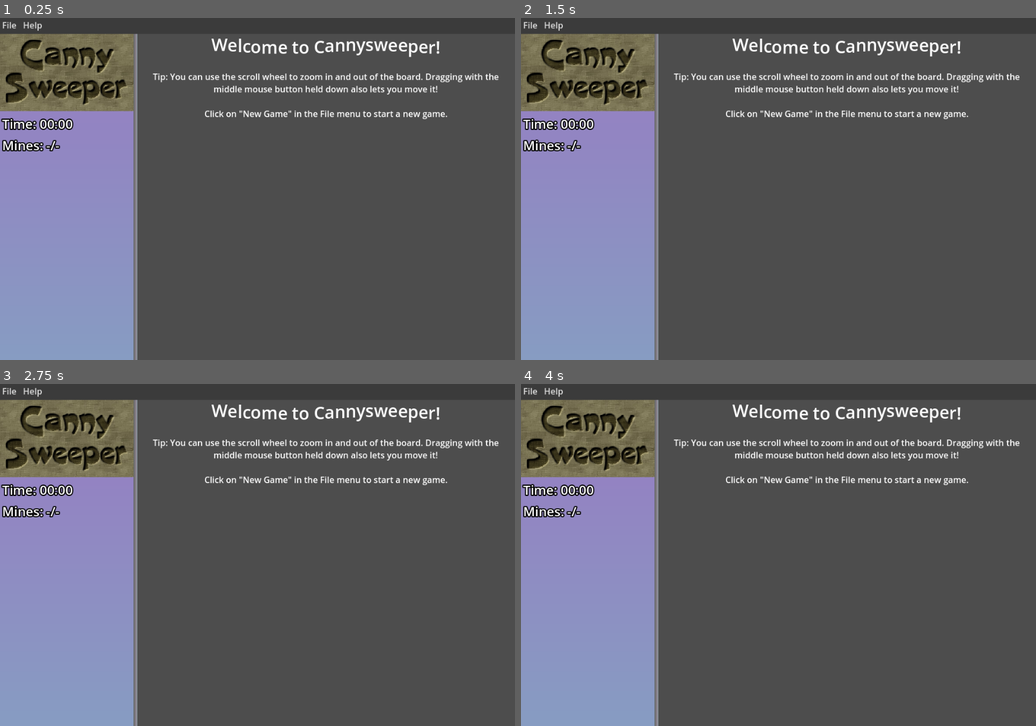
Above: before the commit, frames 1-4 (two rows, left to right).
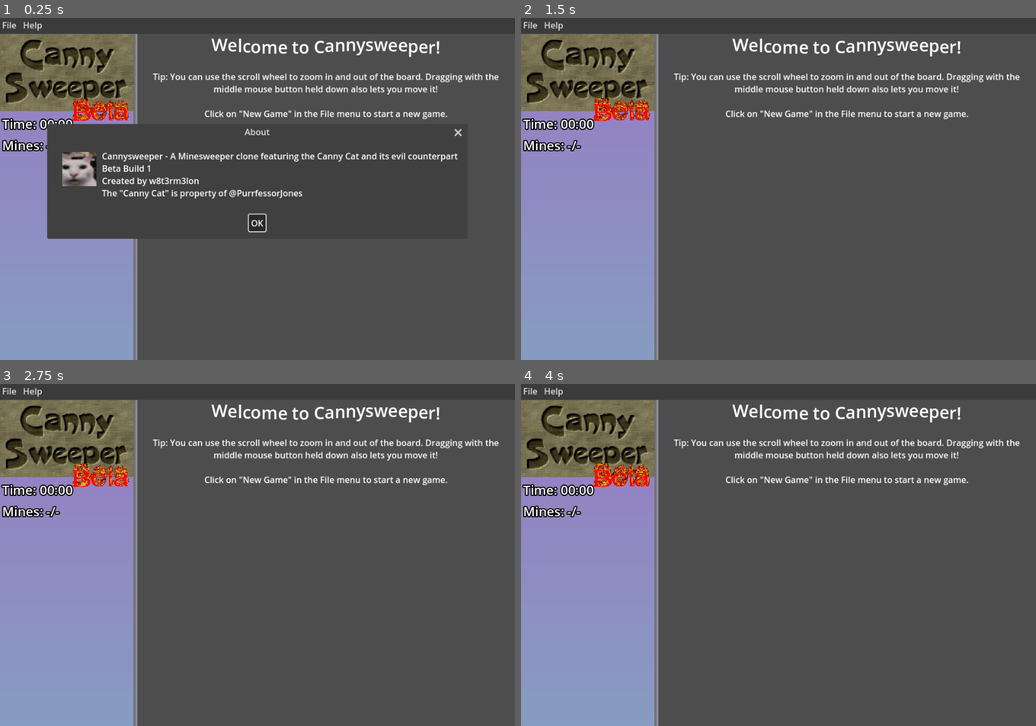
Above: after the commit, the same moments.

Repository: w8t3rmelon/cannysweeper
Game: Godot game, scene res://Scenes/Main.tscn
Same seed, same stepped clock (60 frames per second), same inputs: the game is played once before the commit and once after it.
Inputs (mouse positions are in pixels of both pictures, inside the frame that each line leads up to):
- Up to frame 1 (0.25 s): no input
- Up to frame 2 (1.5 s): click (778, 223) at 0.5 s, where only the run after the commit has a clickable "OK"; move the mouse to (891, 171) at 1.27 s; click (891, 171) at 1.42 s
- Up to frame 3 (2.75 s): move the mouse to (154, 572) at 2.02 s; click (154, 572) at 2.17 s
- Up to frame 4 (4 s): move the mouse to (830, 479) at 2.77 s; click (830, 479) at 2.92 s; move the mouse to (752, 623) at 3.52 s; click (752, 623) at 3.67 s

The runs differ from the first frame. In frame 1, 7.7% of the frame differs, in the area x 9-90%, y 23-65%; in frame 2, 0.5%; in frame 3, 0.5%; in frame 4, 0.6%.

Commit message:
cool beta badge + about dialog now has an icon

Diff:
--- a/Scenes/Main.tscn
+++ b/Scenes/Main.tscn
@@ -17,6 +17,50 @@
 [ext_resource type="Script" uid="uid://by1hm7sil0bep" path="res://Scripts/Menus/FileMenu.gd" id="7_vy5pj"]
 [ext_resource type="Resource" uid="uid://ccog4j0m4tbjs" path="res://DifficultyPresets/6twig.tres" id="8_p3wa0"]
 [ext_resource type="Script" uid="uid://c4ymy57hq773f" path="res://Scripts/Menus/HelpMenu.gd" id="10_bmxlf"]
+[ext_resource type="Texture2D" uid="uid://bj5kqi02cb1al" path="res://Art/CoolBetaBadge.png" id="12_j6h4m"]
+
+[sub_resource type="AtlasTexture" id="AtlasTexture_spn41"]
+atlas = ExtResource("12_j6h4m")
+region = Rect2(0, 0, 174, 89)
+
+[sub_resource type="AtlasTexture" id="AtlasTexture_bwwf1"]
+atlas = ExtResource("12_j6h4m")
+region = Rect2(174, 0, 174, 89)
+
+[sub_resource type="AtlasTexture" id="AtlasTexture_m6k80"]
+atlas = ExtResource("12_j6h4m")
+region = Rect2(348, 0, 174, 89)
+
+[sub_resource type="AtlasTexture" id="AtlasTexture_r1sa5"]
+atlas = ExtResource("12_j6h4m")
+region = Rect2(522, 0, 174, 89)
+
+[sub_resource type="AtlasTexture" id="AtlasTexture_p3liy"]
+atlas = ExtResource("12_j6h4m")
+region = Rect2(696, 0, 174, 89)
+
+[sub_resource type="SpriteFrames" id="SpriteFrames_5r8rw"]
+animations = [{
+"frames": [{
+"duration": 1.0,
+"texture": SubResource("AtlasTexture_spn41")
+}, {
+"duration": 1.0,
+"texture": SubResource("AtlasTexture_bwwf1")
+}, {
+"duration": 1.0,
+"texture": SubResource("AtlasTexture_m6k80")
+}, {
+"duration": 1.0,
+"texture": SubResource("AtlasTexture_r1sa5")
+}, {
+"duration": 1.0,
+"texture": SubResource("AtlasTexture_p3liy")
+}],
+"loop": true,
+"name": &"default",
+"speed": 25.0
+}]
 
 [sub_resource type="StyleBoxFlat" id="StyleBoxFlat_7wa80"]
 bg_color = Color(0.230315, 0.230315, 0.230315, 1)
@@ -203,6 +247,14 @@
 texture = ExtResource("3_kln2b")
 expand_mode = 1
 stretch_mode = 4
+
+[node name="Badge" type="AnimatedSprite2D" parent="HUD/Logo"]
+position = Vector2(249, 145)
+scale = Vector2(0.7, 0.7)
+sprite_frames = SubResource("SpriteFrames_5r8rw")
+autoplay = "default"
+frame_progress = 0.834789
+offset = Vector2(-87, -12)
 
 [node name="Time" type="Label" parent="HUD"]
 layout_mode = 1
@@ -270,13 +322,43 @@
 [node name="AboutWindow" type="AcceptDialog" parent="."]
 title = "About"
 initial_position = 2
-size = Vector2i(680, 158)
+size = Vector2i(768, 176)
+visible = true
 exclusive = false
 unresizable = true
-dialog_text = "Cannysweeper - A Minesweeper clone featuring the Canny Cat and its evil counterpart
-Test Build 3
+
+[node name="Control" type="Control" parent="AboutWindow"]
+clip_contents = true
+layout_mode = 3
+anchors_preset = 15
+anchor_right = 1.0
+anchor_bottom = 1.0
+offset_left = 8.0
+offset_top = 8.0
+offset_right = 8.0
+offset_bottom = -49.0
+grow_horizontal = 2
+grow_vertical = 2
+
+[node name="FakeCanny" type="TextureRect" parent="AboutWindow/Control"]
+offset_left = 12.0
+offset_top = 12.0
+offset_right = 76.0
+offset_bottom = 76.0
+texture = ExtResource("4_rgh2o")
+
+[node name="RichTextLabel" type="RichTextLabel" parent="AboutWindow/Control"]
+layout_mode = 0
+offset_left = 86.0
+offset_top = 8.0
+offset_right = 786.0
+offset_bottom = 169.0
+bbcode_enabled = true
+text = "Cannysweeper - A Minesweeper clone featuring the Canny Cat and its evil counterpart
+Beta Build 1
 Created by w8t3rm3lon
 The \"Canny Cat\" is property of @PurrfessorJones"
+fit_content = true
 
 [node name="ConfigurationWindow" type="ConfirmationDialog" parent="."]
 auto_translate_mode = 1
Binary file added: Art/CoolBetaBadge.png
Not shown, added: Art/CoolBetaBadge.png.import
Not shown: 1 places in Scenes/Main.tscn that only renumber resources
